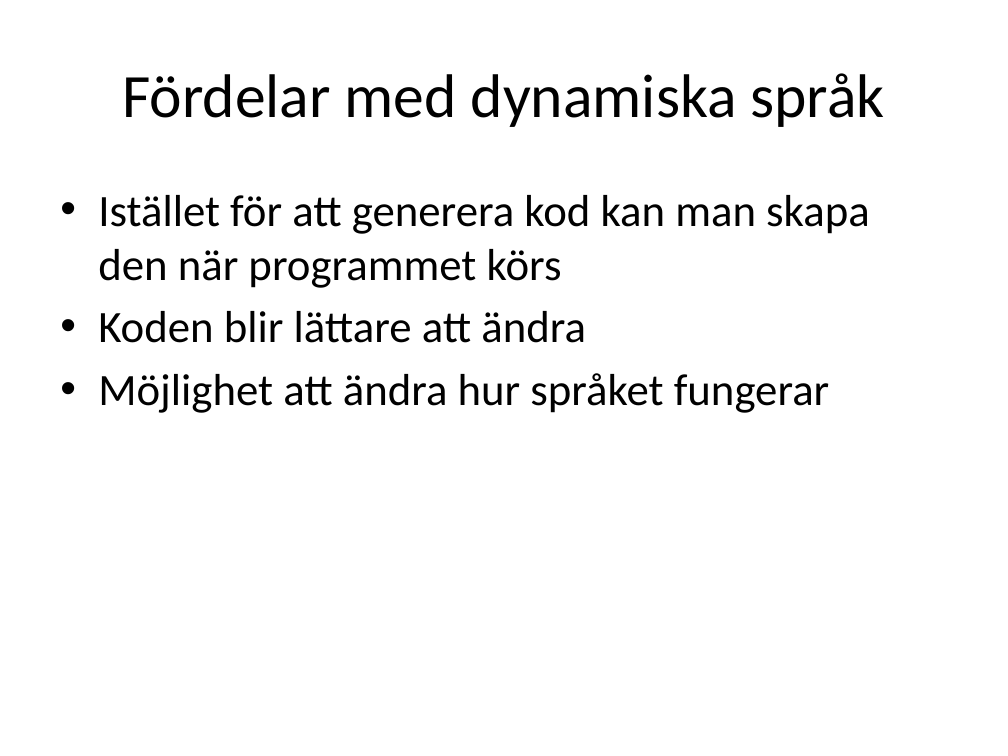
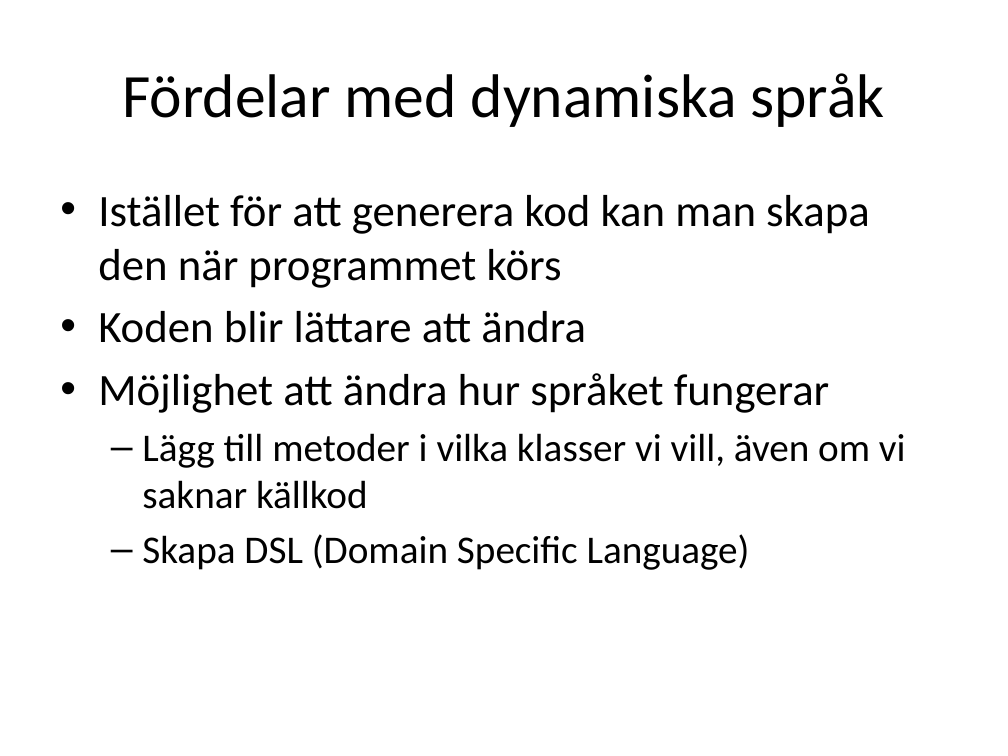
Before and after one commit to me97esn/groovyseminarium, a slide deck: slide 4 of groovyseminarie/dokument/groovyseminarium_source.pptx. Drawn at 1008x756 pixels with LibreOffice and Linux fonts; fonts in the diff are those of the drawing. Boxes give left, top, right and bottom in pixels: in the first picture for what was removed or moved away, otherwise in the second. Text is boxed around its words. In the diff, an @@ line names an element or a change of style, - is before the commit and + after.

Commit message:
lagt till lite text

```diff
--- a/groovyseminarie/dokument/groovyseminarium_source.pptx
+++ b/groovyseminarie/dokument/groovyseminarium_source.pptx
@@ text at box(142, 433, 906, 570): paragraphs added @@
+  – Lägg till metoder i vilka klasser vi vill, även om vi saknar källkod
+  – Skapa DSL (Domain Specific Language)
```
Also in this commit, not shown: 1 other slide changed, 6 slides added, 1 slide removed.
